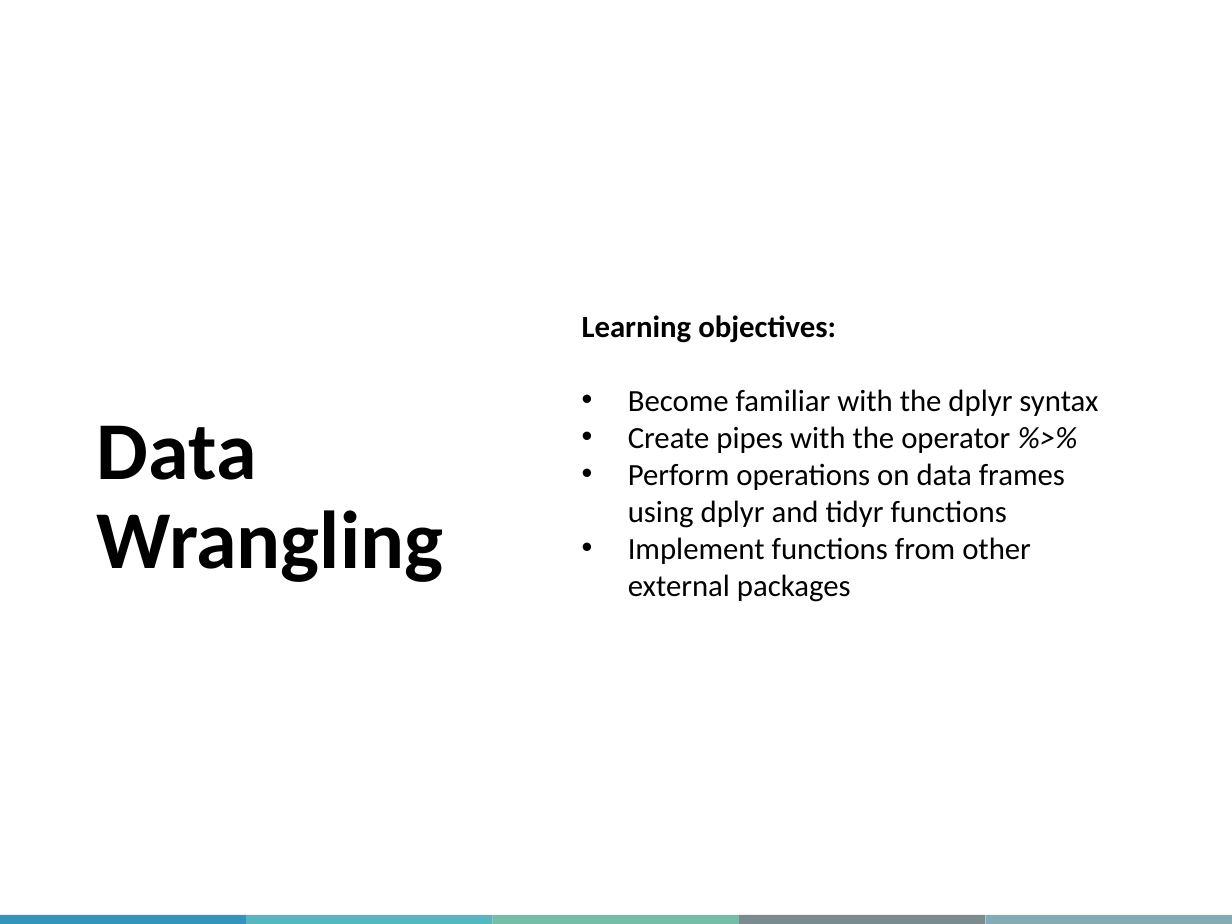
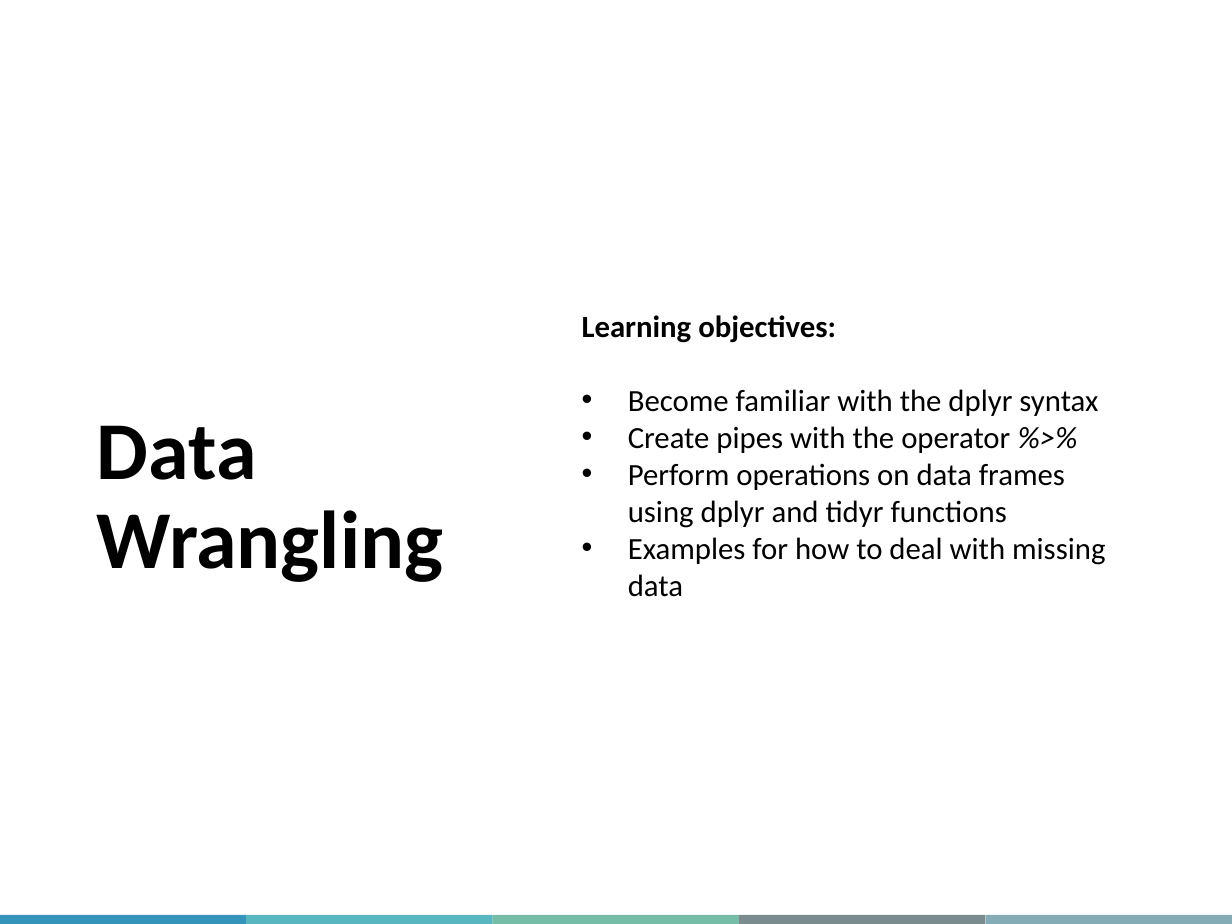
Before and after one commit to QLS-MiCM/StatsInR, a slide deck: slide 6 of slides/QLS-MiCM_StatisticsInR.pptx. Drawn at 1232x924 pixels with LibreOffice and Linux fonts; fonts in the diff are those of the drawing; background and template pictures are left out. Boxes give left, top, right and bottom in pixels: in the first picture for what was removed or moved away, otherwise in the second. Text is boxed around its words. In the diff, an @@ line names an element or a change of style, - is before the commit and + after.

```diff
--- a/slides/QLS-MiCM_StatisticsInR.pptx
+++ b/slides/QLS-MiCM_StatisticsInR.pptx
@@ text at (x1=628, y1=537, x2=1105, y2=597): text changed @@
-• Implement functions from other external packages
+• Examples for how to deal with missing data
```
Also in this commit, not shown: 7 other slides changed, 4 other files.
